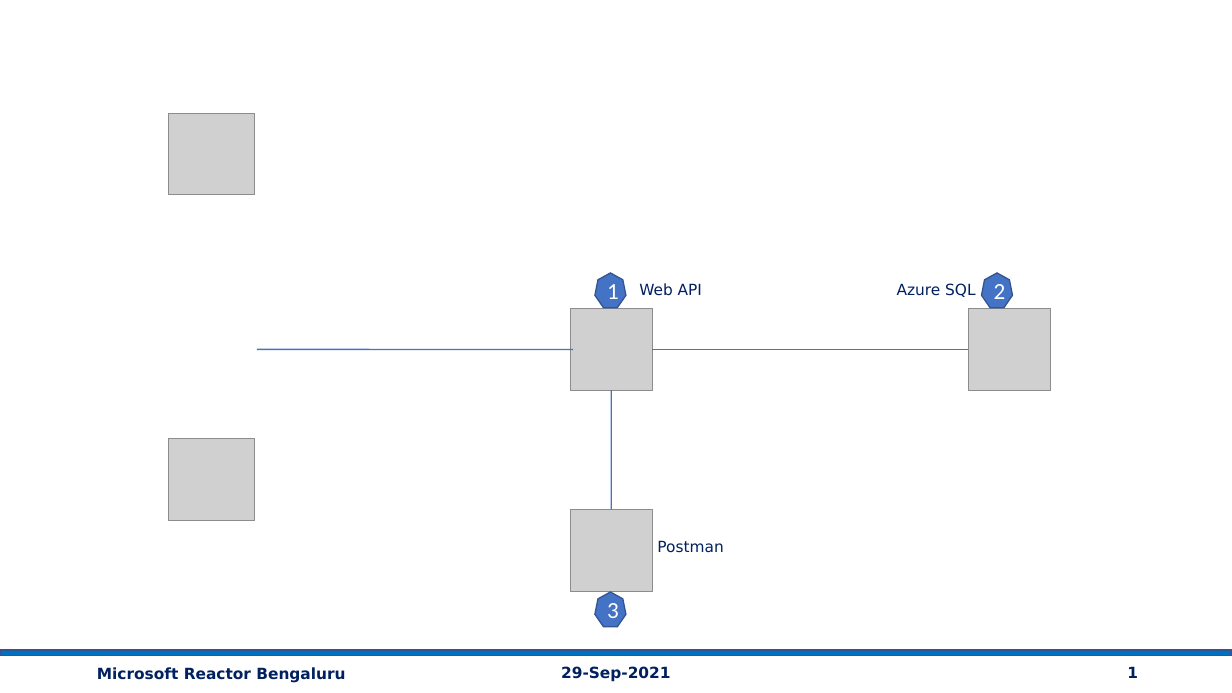
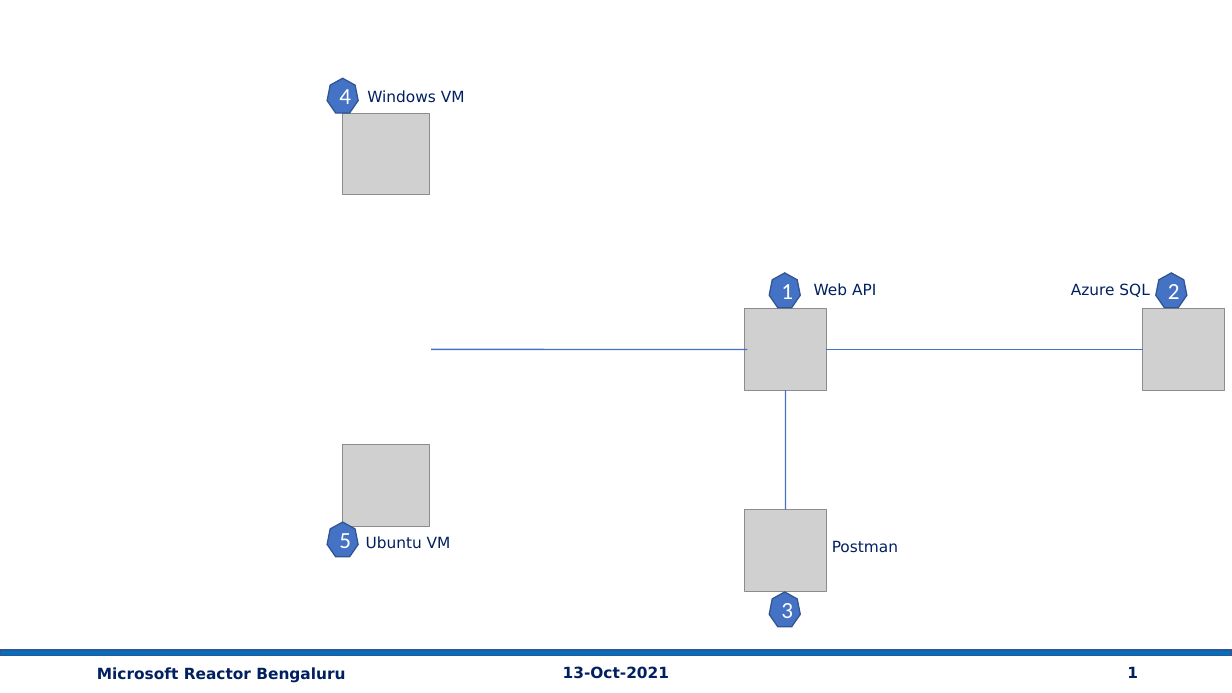
Before and after one commit to vishipayyallore/speaker_series_2021, a slide deck: slide 4 of MicrosoftReactor/Demos.pptx. Drawn at 1232x693 pixels with LibreOffice and Linux fonts; fonts in the diff are those of the drawing; grey boxes stand for pictures. Boxes give left, top, right and bottom in pixels: in the first picture for what was removed or moved away, otherwise in the second. Text is boxed around its words. In the diff, an @@ line names an element or a change of style, - is before the commit and + after.

```diff
--- a/MicrosoftReactor/Demos.pptx
+++ b/MicrosoftReactor/Demos.pptx
@@ heptagon added at [327, 79, 359, 114], fill #4472C4, outline #325491 1 pt, 18 pt, text #FFFFFF @@
+4
@@ text added at [367, 90, 465, 103], 12 pt, text #002060 @@
+Windows VM
@@ 4 pictures, 3 texts, 3 heptagons, 3 lines: place and size @@
-4 pictures, 3 texts, 3 heptagons, 3 lines at [168, 113, 1051, 628]
+4 pictures, 3 texts, 3 heptagons, 3 lines at [343, 113, 1226, 628]
@@ picture: place and size @@
-picture at [168, 438, 255, 520]
+picture at [343, 445, 430, 527]
@@ heptagon added at [327, 522, 359, 557], fill #4472C4, outline #325491 1 pt, 18 pt, text #FFFFFF @@
+5
@@ text added at [366, 536, 451, 549], 12 pt, text #002060 @@
+Ubuntu VM
@@ text at [563, 666, 669, 679]: text changed @@
-29-Sep-2021
+13-Oct-2021
```
Also in this commit, not shown: 1 other slide changed, 1 slide added, 6 other files.
